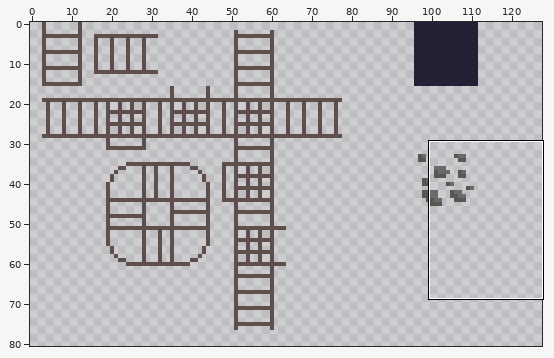
Sprite sheet -- graphics/images/tiles/rails.png. Above: a wide view before the commit, with the close-up outlined.
Close-up. Earlier state:
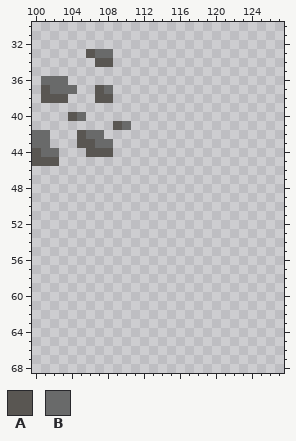
The file is 128x128 pixels. Shown: x 100..127, y 30..68. The wide view leaves out empty margins.
Palette (. is transparent): A #595652  B #696a6a
Pixels before, first column x 100:
33 ......ABB..
34 .......AA..
35 ...........
36 .BBB.......
37 .ABBB..AB..
38 .AAA...AA..
39 ...........
40 ....AB.....
41 .........AB
42 BB...ABB...
43 BB...AABB..
44 ABB...AAA..
45 AAA........
The result:
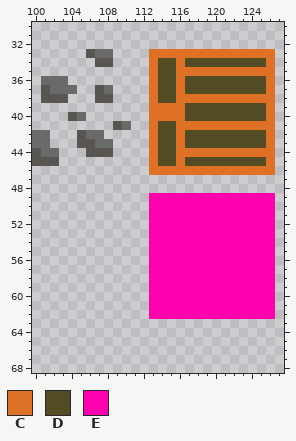
Colours new in this view: C #df7126  D #524b24  E #ff00af
Commit message: added basic constuction tiles to spritesheet
Edits made:
Changed rows in their new state; - is an unchanged pixel.
first column x 113:
33 CCCCCCCCCCCCCC
34 CDDCDDDDDDDDDC
35 CDDCCCCCCCCCCC
36 CDDCDDDDDDDDDC
37 CDDCDDDDDDDDDC
38 CDDCCCCCCCCCCC
39 CCCCDDDDDDDDDC
40 CCCCDDDDDDDDDC
41 CDDCCCCCCCCCCC
42 CDDCDDDDDDDDDC
43 CDDCDDDDDDDDDC
44 CDDCCCCCCCCCCC
45 CDDCDDDDDDDDDC
46 CCCCCCCCCCCCCC
49 EEEEEEEEEEEEEE
50 EEEEEEEEEEEEEE
51 EEEEEEEEEEEEEE
52 EEEEEEEEEEEEEE
53 EEEEEEEEEEEEEE
54 EEEEEEEEEEEEEE
55 EEEEEEEEEEEEEE
56 EEEEEEEEEEEEEE
57 EEEEEEEEEEEEEE
58 EEEEEEEEEEEEEE
59 EEEEEEEEEEEEEE
60 EEEEEEEEEEEEEE
61 EEEEEEEEEEEEEE
62 EEEEEEEEEEEEEE
Changed places in both close-ups, as pixel boxes (x1, y1, x2, y2):
added: (149, 49, 275, 319)
